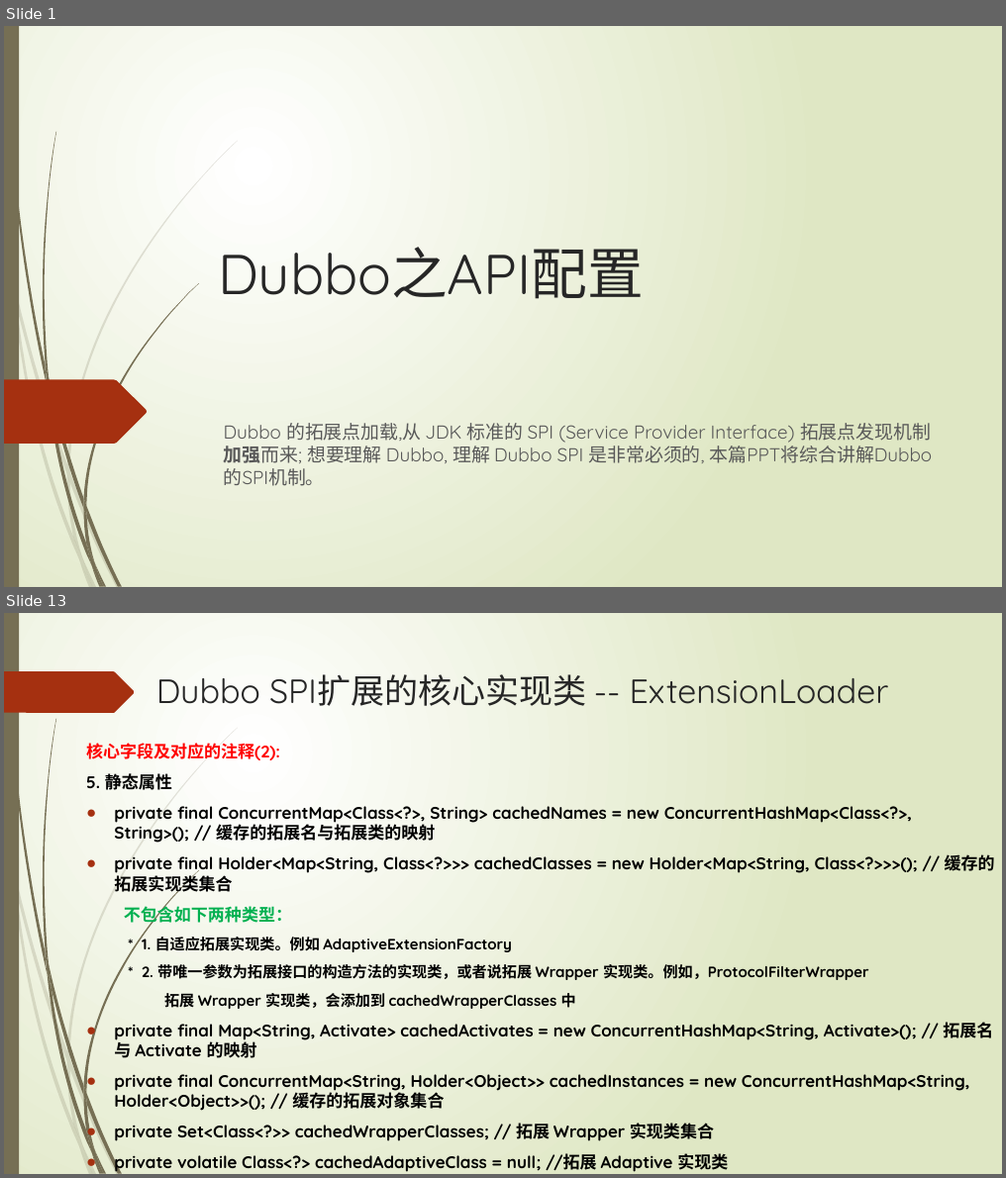
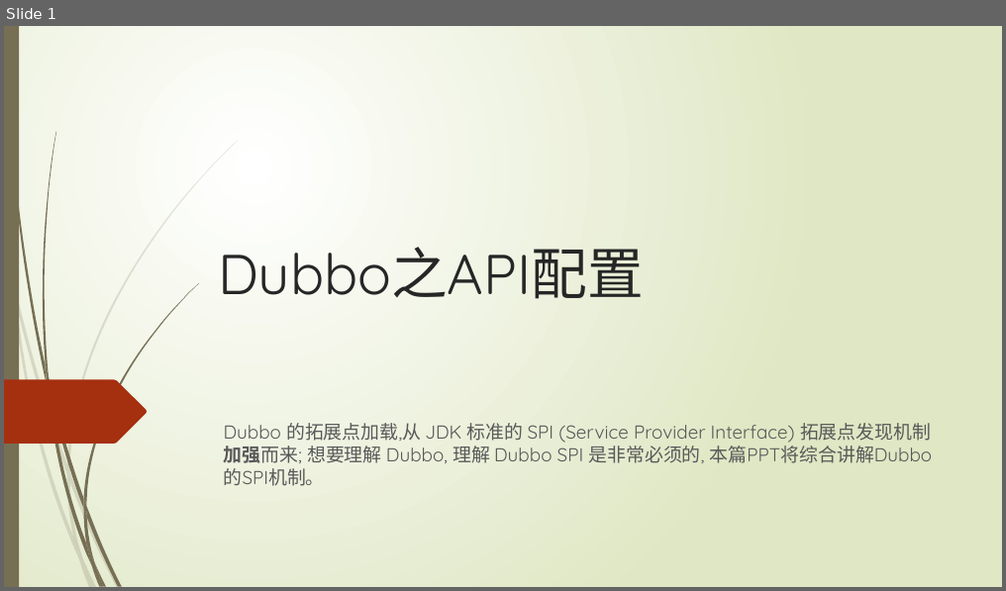
Before and after one commit to ityongman/Source_code_from-entry_to_giveup, a slide deck: dubbo/Dubbo 分析之API配置 v1.0 (二).pptx. Shown one above the other, each under a label of ours: slides 1 and 13 before the commit, slide 1 after it; the slides between them are not shown. The pictures are 1006x1178 and 1006x591 pixels, drawn with LibreOffice and Linux fonts; fonts in the diff are those of the drawing. Boxes give left, top, right and bottom in pixels: in the first picture for what was removed or moved away, otherwise in the second. Text is boxed around its words. In the diff, an @@ line names an element or a change of style, - is before the commit and + after.

Commit message:
增加dubbo服务暴露相关的ppt和对应的图例

```diff
--- a/dubbo/Dubbo 分析之API配置 v1.0 (二).pptx
+++ b/dubbo/Dubbo 分析之API配置 v1.0 (二).pptx
@@ slide 13 removed at (x1=4, y1=613, x2=1002, y2=1174), background gradient #FFFFFF to #DFE8C4; not listed: 23 template elements that a slide beside it also shows @@
@@ freeform shape removed at (x1=4, y1=671, x2=135, y2=713) @@
@@ title removed at (x1=156, y1=674, x2=889, y2=706) @@
-Dubbo SPI扩展的核心实现类 -- ExtensionLoader
@@ text removed at (x1=86, y1=743, x2=995, y2=1140) @@
-核心字段及对应的注释(2):
-5. 静态属性
-● private final ConcurrentMap<Class<?>, String> cachedNames = new ConcurrentHashMap<Class<?>, String>(); // 缓存的拓展名与拓展类的映射
-● private final Holder<Map<String, Class<?>>> cachedClasses = new Holder<Map<String, Class<?>>>(); // 缓存的拓展实现类集合
-不包含如下两种类型：
-  * 1. 自适应拓展实现类。例如 AdaptiveExtensionFactory
-  * 2. 带唯一参数为拓展接口的构造方法的实现类，或者说拓展 Wrapper 实现类。例如，ProtocolFilterWrapper
-  拓展 Wrapper 实现类，会添加到 cachedWrapperClasses 中
-● private final Map<String, Activate> cachedActivates = new ConcurrentHashMap<String, Activate>(); // 拓展名与 Activate 的映射
-● private final ConcurrentMap<String, Holder<Object>> cachedInstances = new ConcurrentHashMap<String, Holder<Object>>(); // 缓存的拓展对象集合
-● private Set<Class<?>> cachedWrapperClasses; // 拓展 Wrapper 实现类集合
-● private volatile Class<?> cachedAdaptiveClass = null; //拓展 Adaptive 实现类
```
Also in this commit, not shown: 13 slides added, 22 other slides removed, 6 other files.
